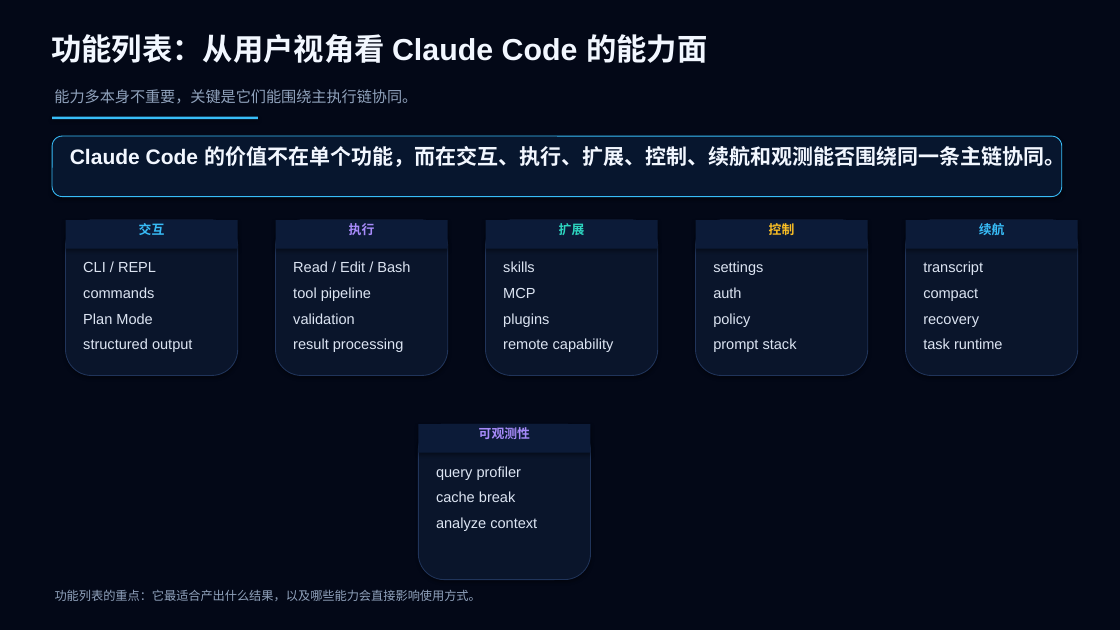
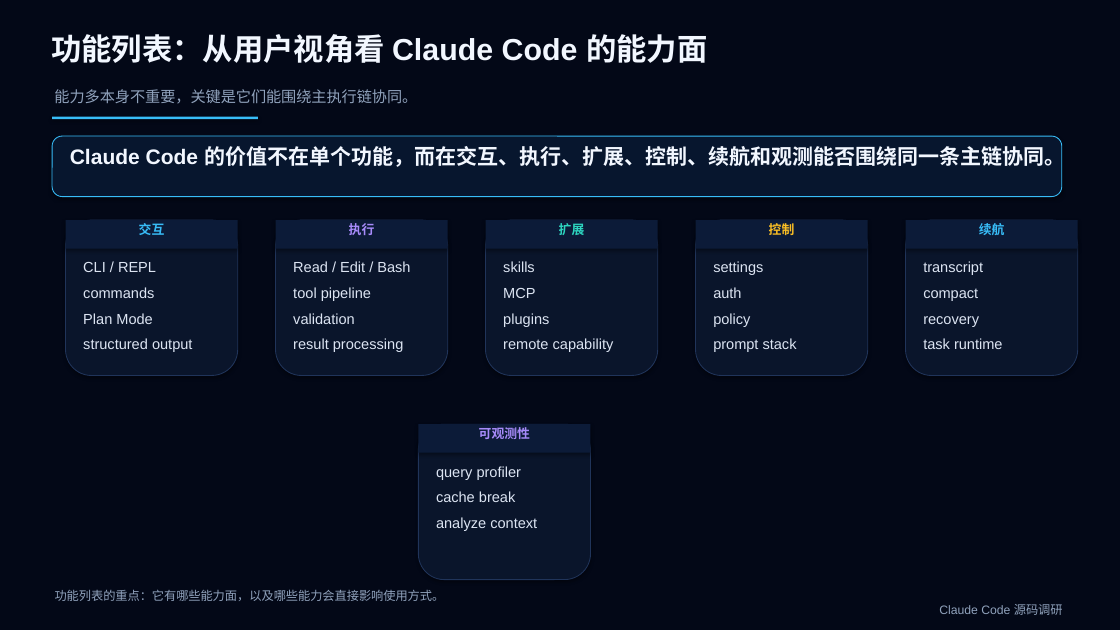
Before and after one commit to boboliu-1010/ccode, a slide deck: slide 19 of docs/zh/10-Claude Code 源码深度解读.pptx. Drawn at 1120x630 pixels with LibreOffice and Linux fonts; fonts in the diff are those of the drawing. Boxes give left, top, right and bottom in pixels: in the first picture for what was removed or moved away, otherwise in the second. Text is boxed around its words. In the diff, an @@ line names an element or a change of style, - is before the commit and + after.

```diff
--- a/docs/zh/10-Claude Code 源码深度解读.pptx
+++ b/docs/zh/10-Claude Code 源码深度解读.pptx
@@ text at <box>55,589,1063,615</box>: text changed @@
-功能列表的重点：它最适合产出什么结果，以及哪些能力会直接影响使用方式。
+功能列表的重点：它有哪些能力面，以及哪些能力会直接影响使用方式。
+Claude Code 源码调研
```
Also in this commit, not shown: 53 other slides changed, 6 slides added, 1 other file.
